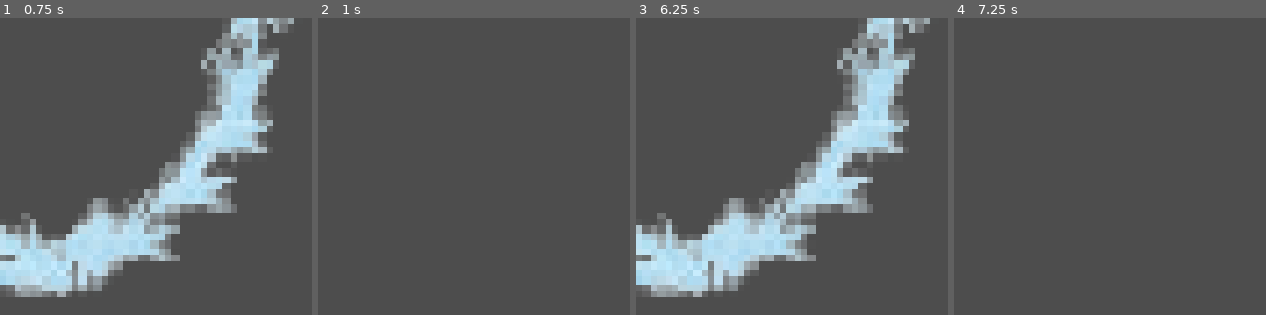
Above: before the commit, frames 1-4 (left to right).
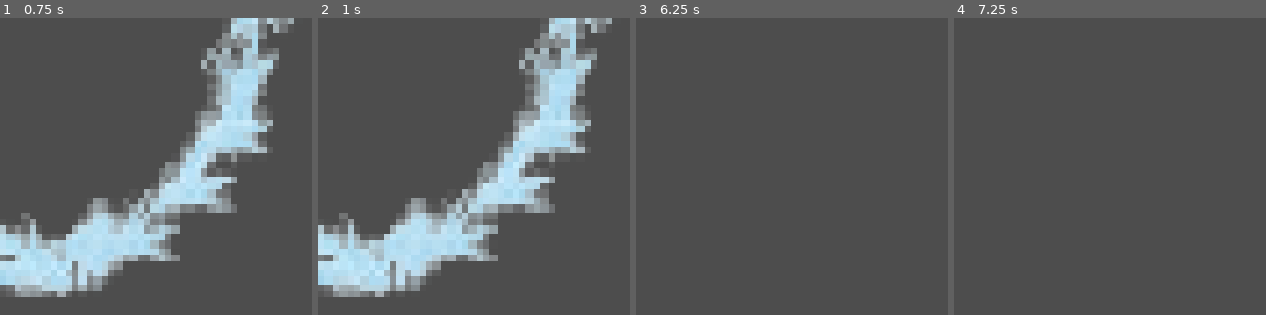
Above: after the commit, the same moments.

Repository: two-sticks-and-a-rock/space-arcade
Game: Godot game, scene res://scenes/player/player_weapons/frost_nova/frost_nova.tscn
The game is run twice, just before and just after one commit, with the same random seed, the same clock (stepped at 60 frames per second) and the same inputs. This scene is started directly instead of the project's main scene.
Inputs (mouse positions are in pixels of both pictures, inside the frame that each line leads up to):
- Up to frame 1 (0.75 s): tap Enter at 0.5 s; move the mouse to (outside the picture) at 0.52 s; press the mouse at (outside the picture) at 0.53 s
- Up to frame 2 (1 s): no input
- Up to frame 3 (6.25 s): tap Space at 1.25, 2.75, 4.25 s; move the mouse to (outside the picture) at 1.27 s; release the mouse at (outside the picture) at 1.28 s; click (outside the picture) at 1.35 s; tap Enter at 2, 3.5 s; move the mouse to (outside the picture) at 2.02 s; press the mouse at (outside the picture) at 2.03 s; move the mouse to (outside the picture) at 2.77 s; release the mouse at (outside the picture) at 2.78 s; click (outside the picture) at 2.85 s; move the mouse to (outside the picture) at 3.52 s; press the mouse at (outside the picture) at 3.53 s; move the mouse to (outside the picture) at 4.27 s; release the mouse at (outside the picture) at 4.28 s; click (outside the picture) at 4.35 s; move the mouse to (outside the picture) at 5.02 s; press the mouse at (outside the picture) at 5.03 s; move the mouse to (outside the picture) at 5.77 s; release the mouse at (outside the picture) at 5.78 s; click (outside the picture) at 5.85 s
- Up to frame 4 (7.25 s): move the mouse to (outside the picture) at 6.52 s; press the mouse at (outside the picture) at 6.53 s

Frame 1 is identical in both runs. In frame 2, 25% of the frame differs, in the area x 0-95%, y 0-94%; in frame 3, 25%; in frame 4, nothing differs.

Commit message:
frost weapon upgrades

Diff:
--- a/scenes/enemies/enemy.gd
+++ b/scenes/enemies/enemy.gd
@@ -23,7 +23,7 @@
 		EventBus.enemy_death.emit()
 		queue_free()
 
-func freeze(time: int = 5):
+func freeze(time: int):
 	if not is_frozen:
 		modulate = Color.AQUA
 		is_frozen = true
--- a/scenes/player/player_weapons/frost_nova/frost_nova.gd
+++ b/scenes/player/player_weapons/frost_nova/frost_nova.gd
@@ -1,6 +1,8 @@
 extends PlayerWeapon
 
 var current_bullets : Array[PlayerBullet]
+
+@export var freeze_time: float = 5.0
 
 func _reinstantiate_weapon():
 	super()
@@ -13,6 +15,7 @@
 		var area = bullet_scene.instantiate() as PlayerBullet
 		area.position = Vector2(0, 0)
 		area.bullet_scale = Vector2(bullet_size, bullet_size)
+		area.freeze_time = freeze_time
 		add_child(area)
 		current_bullets.append(area)
 
@@ -21,7 +24,6 @@
 func _ready() -> void:
 	super()
 	up_timer.start()
-
 
 func _on_down_timer_timeout():
 	up_timer.start()
--- a/scenes/player/player_weapons/frost_nova/frost_nova.tscn
+++ b/scenes/player/player_weapons/frost_nova/frost_nova.tscn
@@ -2,19 +2,115 @@
 
 [ext_resource type="Script" uid="uid://cxpd0l0oyy4fh" path="res://scenes/player/player_weapons/frost_nova/frost_nova.gd" id="1_43v6x"]
 [ext_resource type="PackedScene" uid="uid://d3pffleq1i53h" path="res://scenes/player/player_weapons/frost_nova/nova_area.tscn" id="2_hm4nq"]
+[ext_resource type="Script" uid="uid://cv1cwxelnr7jm" path="res://scenes/player/player_weapons/weapon_upgrades/weapon_upgrade_set.gd" id="3_vopsm"]
+[ext_resource type="Script" uid="uid://dh8gni2x2uubt" path="res://scenes/player/player_weapons/weapon_upgrades/weapon_upgrade.gd" id="4_1n8mx"]
+[ext_resource type="Script" uid="uid://c0owbkeruir2v" path="res://scenes/player/player_weapons/weapon_upgrades/bullet_size_upgrade.gd" id="5_o2xxi"]
+[ext_resource type="Script" uid="uid://b76m57i5lxfem" path="res://scenes/player/player_weapons/frost_nova/upgrades/freeze_time_upgrade.gd" id="6_8f2kg"]
+[ext_resource type="Script" uid="uid://jd2xcnw1xep3" path="res://scenes/player/player_weapons/weapon_upgrades/downtime_upgrade.gd" id="7_8f2kg"]
+[ext_resource type="Script" uid="uid://cfgllll1jbmru" path="res://scenes/player/player_weapons/weapon_upgrades/damage_upgrade.gd" id="8_t3w76"]
+[ext_resource type="Script" uid="uid://7aipbw1b1m47" path="res://scenes/player/player_weapons/weapon_upgrades/uptime_upgrade.gd" id="9_t3w76"]
+
+[sub_resource type="Resource" id="Resource_5qj5v"]
+script = ExtResource("5_o2xxi")
+bullet_size_increase = 1.2
+metadata/_custom_type_script = "uid://c0owbkeruir2v"
+
+[sub_resource type="Resource" id="Resource_jyh4y"]
+resource_name = "Wider radius"
+script = ExtResource("3_vopsm")
+upgrades = Array[ExtResource("4_1n8mx")]([SubResource("Resource_5qj5v")])
+metadata/_custom_type_script = "uid://cv1cwxelnr7jm"
+
+[sub_resource type="Resource" id="Resource_lmqlq"]
+script = ExtResource("6_8f2kg")
+metadata/_custom_type_script = "uid://b76m57i5lxfem"
+
+[sub_resource type="Resource" id="Resource_1n8mx"]
+resource_name = "Longer Freeze"
+script = ExtResource("3_vopsm")
+upgrades = Array[ExtResource("4_1n8mx")]([SubResource("Resource_lmqlq")])
+metadata/_custom_type_script = "uid://cv1cwxelnr7jm"
+
+[sub_resource type="Resource" id="Resource_vopsm"]
+script = ExtResource("7_8f2kg")
+downtimer_decrease = 1.0
+metadata/_custom_type_script = "uid://jd2xcnw1xep3"
+
+[sub_resource type="Resource" id="Resource_ekw0x"]
+script = ExtResource("8_t3w76")
+metadata/_custom_type_script = "uid://cfgllll1jbmru"
+
+[sub_resource type="Resource" id="Resource_8f2kg"]
+script = ExtResource("5_o2xxi")
+bullet_size_increase = 1.3
+metadata/_custom_type_script = "uid://c0owbkeruir2v"
+
+[sub_resource type="Resource" id="Resource_hm4nq"]
+resource_name = "More Damage"
+script = ExtResource("3_vopsm")
+upgrades = Array[ExtResource("4_1n8mx")]([SubResource("Resource_vopsm"), SubResource("Resource_ekw0x"), SubResource("Resource_8f2kg")])
+metadata/_custom_type_script = "uid://cv1cwxelnr7jm"
+
+[sub_resource type="Resource" id="Resource_t3w76"]
+script = ExtResource("9_t3w76")
+metadata/_custom_type_script = "uid://7aipbw1b1m47"
+
+[sub_resource type="Resource" id="Resource_kts0k"]
+script = ExtResource("7_8f2kg")
+metadata/_custom_type_script = "uid://jd2xcnw1xep3"
+
+[sub_resource type="Resource" id="Resource_2bdki"]
+script = ExtResource("6_8f2kg")
+metadata/_custom_type_script = "uid://b76m57i5lxfem"
+
+[sub_resource type="Resource" id="Resource_s116l"]
+resource_name = "Improved Times"
+script = ExtResource("3_vopsm")
+upgrades = Array[ExtResource("4_1n8mx")]([SubResource("Resource_t3w76"), SubResource("Resource_kts0k"), SubResource("Resource_2bdki")])
+metadata/_custom_type_script = "uid://cv1cwxelnr7jm"
+
+[sub_resource type="Resource" id="Resource_0hj3c"]
+script = ExtResource("5_o2xxi")
+bullet_size_increase = 1.5
+metadata/_custom_type_script = "uid://c0owbkeruir2v"
+
+[sub_resource type="Resource" id="Resource_baakl"]
+resource_name = "Even Wider Radius"
+script = ExtResource("3_vopsm")
+upgrades = Array[ExtResource("4_1n8mx")]([SubResource("Resource_0hj3c"), null])
+metadata/_custom_type_script = "uid://cv1cwxelnr7jm"
+
+[sub_resource type="Resource" id="Resource_hidp8"]
+script = ExtResource("6_8f2kg")
+metadata/_custom_type_script = "uid://b76m57i5lxfem"
+
+[sub_resource type="Resource" id="Resource_5vf04"]
+script = ExtResource("5_o2xxi")
+bullet_size_increase = 2.0
+metadata/_custom_type_script = "uid://c0owbkeruir2v"
+
+[sub_resource type="Resource" id="Resource_er8ws"]
+resource_name = "Long Freeze"
+script = ExtResource("3_vopsm")
+upgrades = Array[ExtResource("4_1n8mx")]([SubResource("Resource_hidp8"), SubResource("Resource_5vf04")])
+metadata/_custom_type_script = "uid://cv1cwxelnr7jm"
 
 [node name="FrostNova" type="Node2D" unique_id=529776342]
 script = ExtResource("1_43v6x")
+freeze_time = 3.0
 display_name = "Frost Nova"
 description = "Freeze enemies in place to make a getaway"
 bullet_scene = ExtResource("2_hm4nq")
+dmg = 25
 num_bullets = 1
 bullet_size = 1.0
+possible_upgrade_sets = Array[ExtResource("3_vopsm")]([SubResource("Resource_jyh4y"), SubResource("Resource_1n8mx"), SubResource("Resource_hm4nq"), SubResource("Resource_s116l"), SubResource("Resource_baakl"), SubResource("Resource_er8ws")])
 
 [node name="UpTimer" type="Timer" parent="." unique_id=441701228]
+wait_time = 2.0
 
 [node name="DownTimer" type="Timer" parent="." unique_id=932910231]
-wait_time = 5.0
+wait_time = 8.0
 
 [connection signal="timeout" from="UpTimer" to="." method="_on_up_timer_timeout"]
 [connection signal="timeout" from="DownTimer" to="." method="_on_down_timer_timeout"]
--- a/scenes/player/player_weapons/frost_nova/nova_area.gd
+++ b/scenes/player/player_weapons/frost_nova/nova_area.gd
@@ -1,5 +1,6 @@
 extends PlayerBullet
 
+var freeze_time : float
 func _on_orbiter_entered(body: Node2D):
-	if body.is_in_group("enemy"):
-		body.freeze()
+	if body.is_in_group("enemy") && body.has_method("freeze"):
+		body.freeze(freeze_time)
--- /dev/null
+++ b/scenes/player/player_weapons/frost_nova/upgrades/freeze_time_upgrade.gd
@@ -0,0 +1,13 @@
+class_name FreezeTimeUpgrade
+extends WeaponUpgrade
+
+@export var freeze_time_increase: float = 1.0
+func _apply_upgrade(weapon: PlayerWeapon):
+	if (!weapon.get("freeze_time")):
+		print("Weapon: " + str(weapon.display_name) + " has no attribute freeze_time. Either add this attribute to the weapon or use a different upgrade.")
+	weapon.freeze_time += freeze_time_increase
+
+func _remove_upgrade(weapon: PlayerWeapon):
+	if (!weapon.get("freeze_time")):
+		print("Weapon: " + str(weapon.display_name) + " has no attribute freeze_time. Either add this attribute to the weapon or use a different upgrade.")
+	weapon.freeze_time -= freeze_time_increase
--- /dev/null
+++ b/scenes/player/player_weapons/frost_nova/upgrades/freeze_time_upgrade.tres
@@ -0,0 +1,8 @@
+[gd_resource type="Resource" script_class="FreezeTimeUpgrade" format=3 uid="uid://c02a6c4ynqdk7"]
+
+[ext_resource type="Script" uid="uid://b76m57i5lxfem" path="res://scenes/player/player_weapons/frost_nova/upgrades/freeze_time_upgrade.gd" id="1_oqrp0"]
+
+[resource]
+script = ExtResource("1_oqrp0")
+freeze_time_increase = 4.0
+metadata/_custom_type_script = "uid://b76m57i5lxfem"
--- a/scenes/player/player_weapons/player_weapon.gd
+++ b/scenes/player/player_weapons/player_weapon.gd
@@ -7,7 +7,24 @@
 @export var bullet_scene : PackedScene
 
 @export var dmg: int
+
+
+"""
+===== UPGRADEABLE ATTRIBUTES ====
+This is not expected to be a full complete list that all weapons ever need
+If more upgradeable attributes are needed for a particular weapon, add them directly to that weapon
+See the "res://scenes/player/player_weapons/frost_nova/frost_nova.gd" for an example.
+It adds a "freeze_time" attribute
+
+Only add an attribute here if multiple weapons will need it
+"""
+
 @export var num_bullets: int
+"""
+ Note: Some weapons only ever have one bullet. It's fine to just not use num_bullets
+ Feel free to just instantiate the bullet directly like we do in "res://scenes/player/player_weapons/frost_nova/frost_nova.gd"
+ for the Frost Nova/Cryo Pulse weapon
+"""
 @export var bullet_speed: float
 @export var bullet_size: float
 
Not shown, added: scenes/player/player_weapons/frost_nova/upgrades/freeze_time_upgrade.gd.uid
